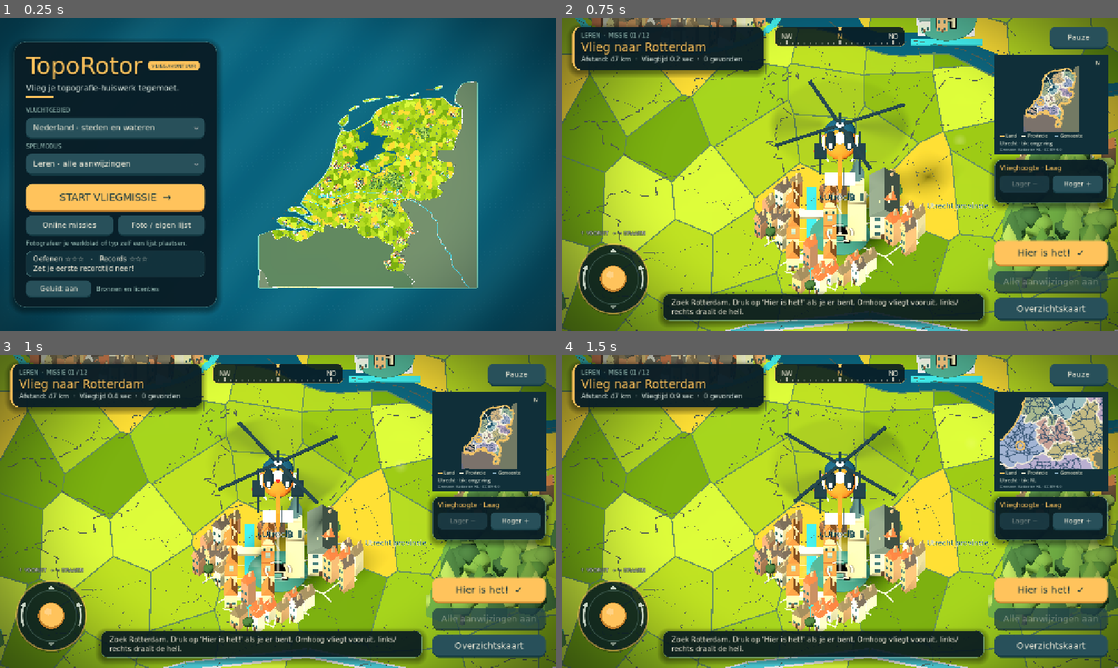
Above: before the commit, frames 1-4 (two rows, left to right).
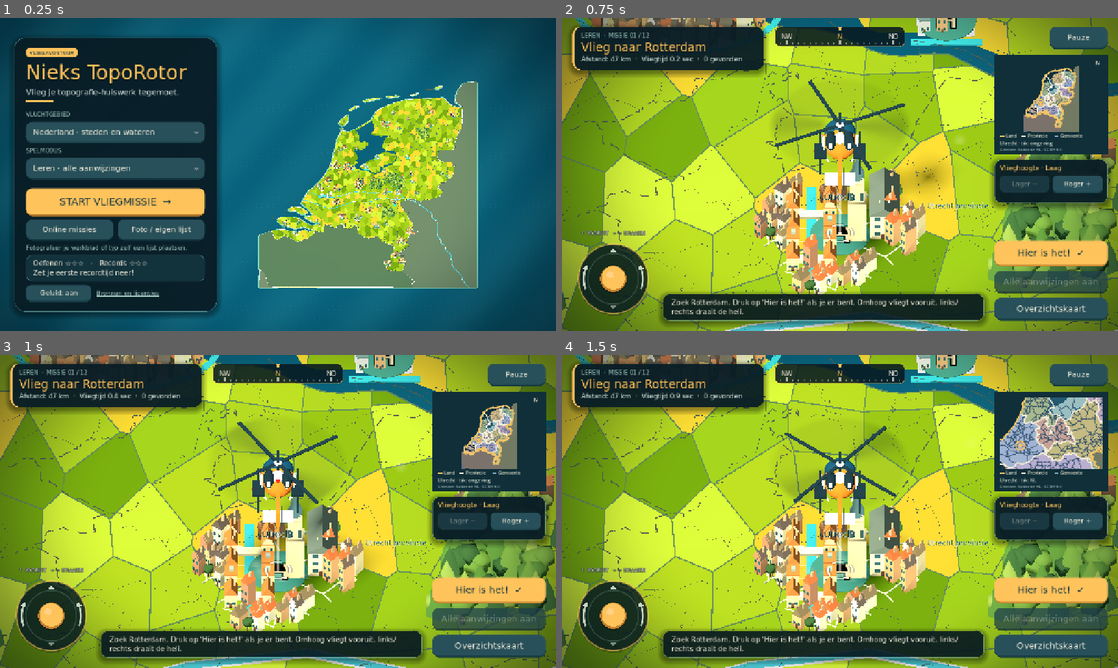
Above: after the commit, the same moments.

Repository: koenvincent/TopoRotor
Game: Godot game, scene res://main.tscn
The game is run twice, just before and just after one commit, with the same random seed, the same clock (stepped at 60 frames per second) and the same inputs.
Inputs (mouse positions are in pixels of both pictures, inside the frame that each line leads up to):
- Up to frame 1 (0.25 s): no input
- Up to frame 2 (0.75 s): click "START VLIEGMISSIE →" at 0.5 s
- Up to frame 3 (1 s): no input
- Up to frame 4 (1.5 s): tap Enter at 1.25 s; drag from (1051, 442) to (895, 442) at 1.27 s

The runs differ from the first frame. In frame 1, 11% of the frame differs, in the area x 2-39%, y 6-96%; in frame 2, nothing differs; in frame 3, nothing differs; in frame 4, nothing differs.

Commit message:
Rename the game to Nieks TopoRotor
Launcher label, window title, main menu and credits now say Nieks TopoRotor. The package id stays nl.toporotor.game so the new APK installs as an update. The menu badge moves above the longer title so it fits the panel.

Diff:
--- a/project.godot
+++ b/project.godot
@@ -1,7 +1,7 @@
 config_version=5
 
 [application]
-config/name="TopoRotor"
+config/name="Nieks TopoRotor"
 config/version="0.4.0"
 config/description="Vlieg je topografie. Een helikopteravontuur voor Nederland en Europa."
 run/main_scene="res://main.tscn"
--- a/scripts/main.gd
+++ b/scripts/main.gd
@@ -448,14 +448,13 @@
 	col.size_flags_horizontal=Control.SIZE_EXPAND_FILL
 	col.add_theme_constant_override("separation",8)
 	menu.add_child(col)
-	var brand=HBoxContainer.new()
-	brand.add_theme_constant_override("separation",12)
-	col.add_child(brand)
-	brand.add_child(title("TopoRotor",54))
+	# The badge sits above the title: "Nieks TopoRotor" next to the badge would
+	# be wider than the menu panel.
 	var badge=label("VLIEGAVONTUUR",12,INK)
 	badge.add_theme_stylebox_override("normal",chip(GOLD))
-	badge.size_flags_vertical=Control.SIZE_SHRINK_CENTER
-	brand.add_child(badge)
+	badge.size_flags_horizontal=Control.SIZE_SHRINK_BEGIN
+	col.add_child(badge)
+	col.add_child(title("Nieks TopoRotor",46))
 	var intro=label("Vlieg je topografie-huiswerk tegemoet.",18,Color("d9e6df"))
 	intro.autowrap_mode=TextServer.AUTOWRAP_WORD_SMART
 	col.add_child(intro)
@@ -661,7 +660,7 @@
 
 func show_credits() -> AcceptDialog:
 	var dialog=AcceptDialog.new()
-	dialog.title="TopoRotor · bronnen en licenties"
+	dialog.title="Nieks TopoRotor · bronnen en licenties"
 	dialog.dialog_text="Grensgegevens: Kadaster NL / PDOK, Bestuurlijke Gebieden 2026.\nCC BY 4.0: https://creativecommons …(422 unchanged characters)…
 	ui.add_child(dialog)
 	dialog.get_label().autowrap_mode=TextServer.AUTOWRAP_WORD_SMART
Not shown, changed: export_presets.cfg
